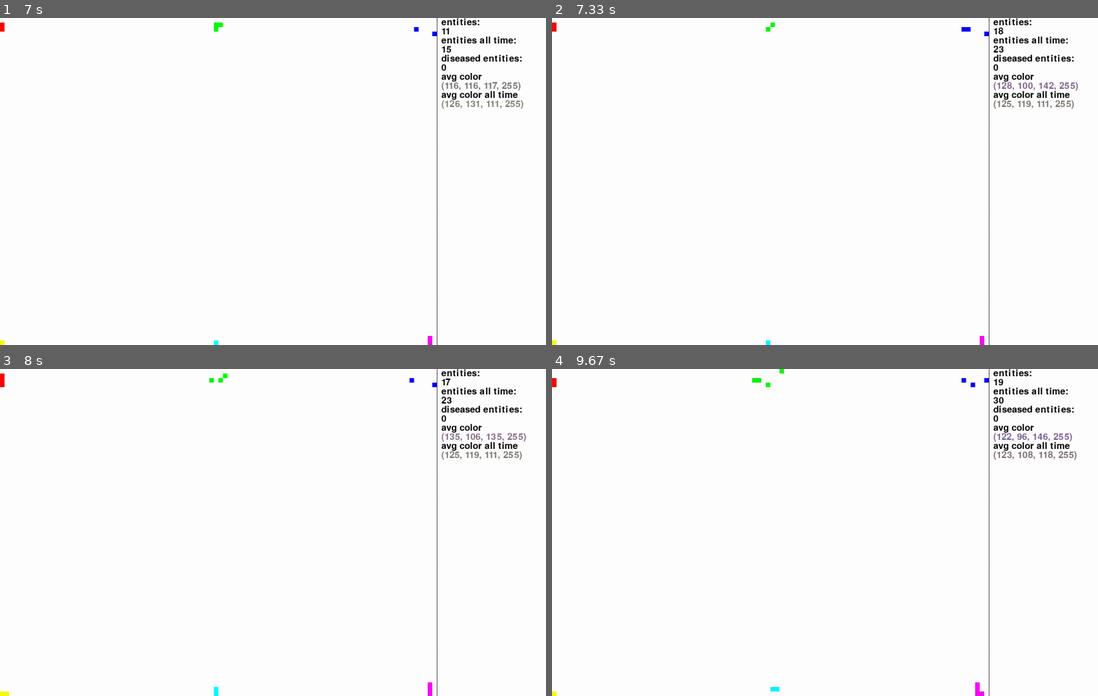
Above: before the commit, frames 1-4 (two rows, left to right).
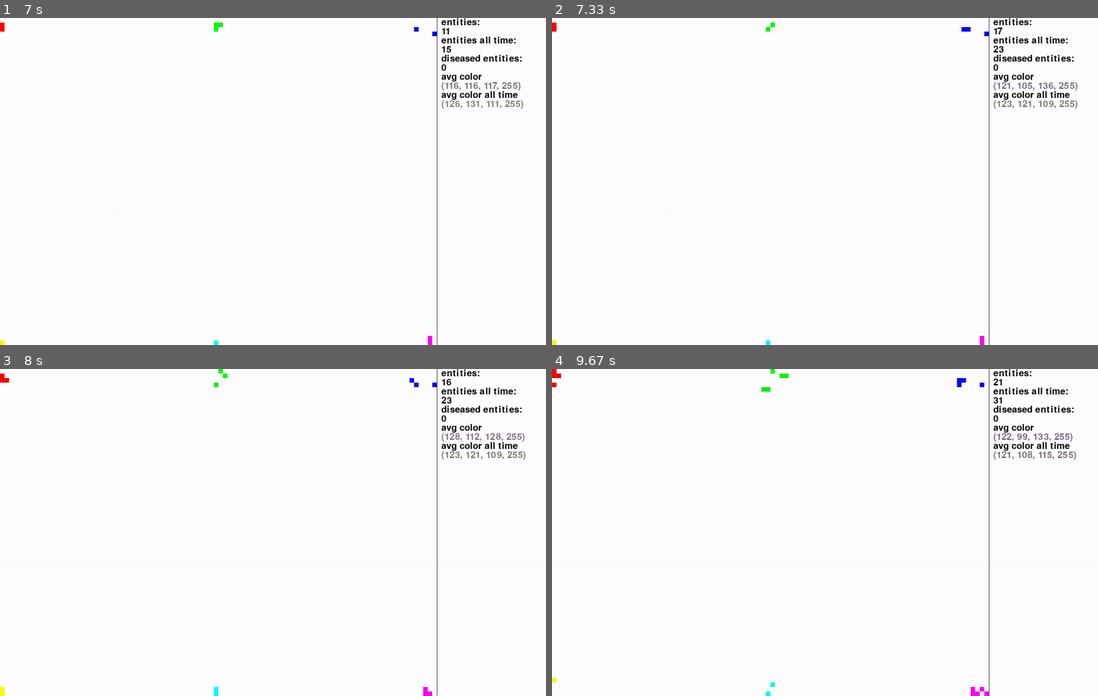
Above: after the commit, the same moments.

Repository: sbwhitt/pygame-life-simulation
Game: pygame game, started from main.py
The game is run twice, just before and just after one commit, with the same random seed, the same clock (stepped at 60 frames per second) and the same inputs.
Inputs:
- Up to frame 1 (7 s): no input
- Up to frame 2 (7.33 s): no input
- Up to frame 3 (8 s): no input
- Up to frame 4 (9.67 s): no input

Frame 1 is identical in both runs. In frame 2, 0.3% of the frame differs, in the area x 81-97%, y 2-28%; in frame 3, 0.5%; in frame 4, 0.7%, in the area x 0-97%, y 0-100%.

Commit message:
added rudimentary cannibalism

Diff:
--- a/entity.py
+++ b/entity.py
@@ -39,20 +39,20 @@
         if r == 1 and not self.diseased:
             self.amnt_offspring += 1
             self.age_limit -= 1
-            e = Entity(self.rect.left, self.rect.top)
+            offspring = Entity(self.rect.left, self.rect.top)
             if random.randint(1, 100) == 1:
                 # chance to mutate diseased into a new random color
-                e.diseased = (random.randint(0, 2) == 1)
-                e.color = pygame.Color(random.randint(10, 200), random.randint(10, 200), random.randint(10, 200))
+                offspring.diseased = (random.randint(0, 2) == 1)
+                offspring.color = pygame.Color(random.randint(10, 200), random.randint(10, 200), random.randint(10, 200))
             else:
                 # inheriting and slightly mutating parent color
-                e.color = self._mutate_color(self.color)
-            if e.diseased:
+                offspring.color = self._mutate_color(self.color)
+            if offspring.diseased:
                 if settings.LOGGING: print("an entity of generation " + str(self.generation) + " has reproduced with disease")
             else:
                 if settings.LOGGING: print("an entity of generation " + str(self.generation) + " has reproduced")
-            e.generation = self.generation + 1
-            return e
+            offspring.generation = self.generation + 1
+            return offspring
         return None
 
     def _mutate_color(self, p_color) -> pygame.Color:
--- a/entity_manager.py
+++ b/entity_manager.py
@@ -128,12 +128,21 @@
             if not e.diseased and random.randint(0, 1) == 1:
                 e.diseased = True
 
+    def _cannibalize(self, eater, collisions):
+        for c in collisions:
+            if c != eater and random.randint(0, 1) == 1:
+                eater.age_limit += c.age_limit
+                self._remove_entity(c)
+
     def _handle_collisions(self, e):
-        if len(self.m.grid[e.loc]) > 1:
+        collisions = self.m.grid[e.loc]
+        if len(collisions) > 1:
             if e.diseased:
-                self._spread_disease(self.m.grid[e.loc])
+                self._spread_disease(collisions)
             if random.randint(1, 3) == 1:
-                self._spread_color(self.m.grid[e.loc])
+                self._spread_color(collisions)
+            if random.randint(1, 100) == 1:
+                self._cannibalize(e, collisions)
 
     def _handle_aging(self, e, clock_time):
         if e.age_timer > settings.AGE_LENGTH:
Not shown, changed: README.md
